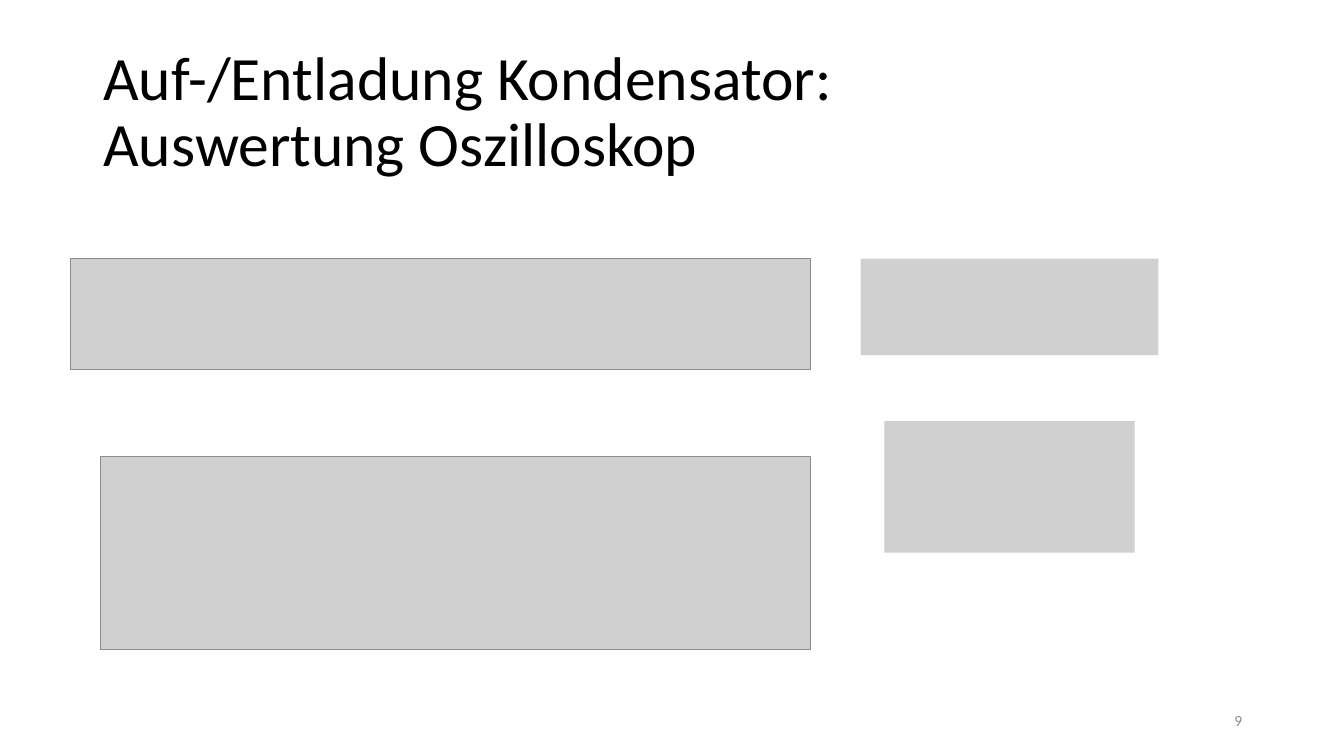
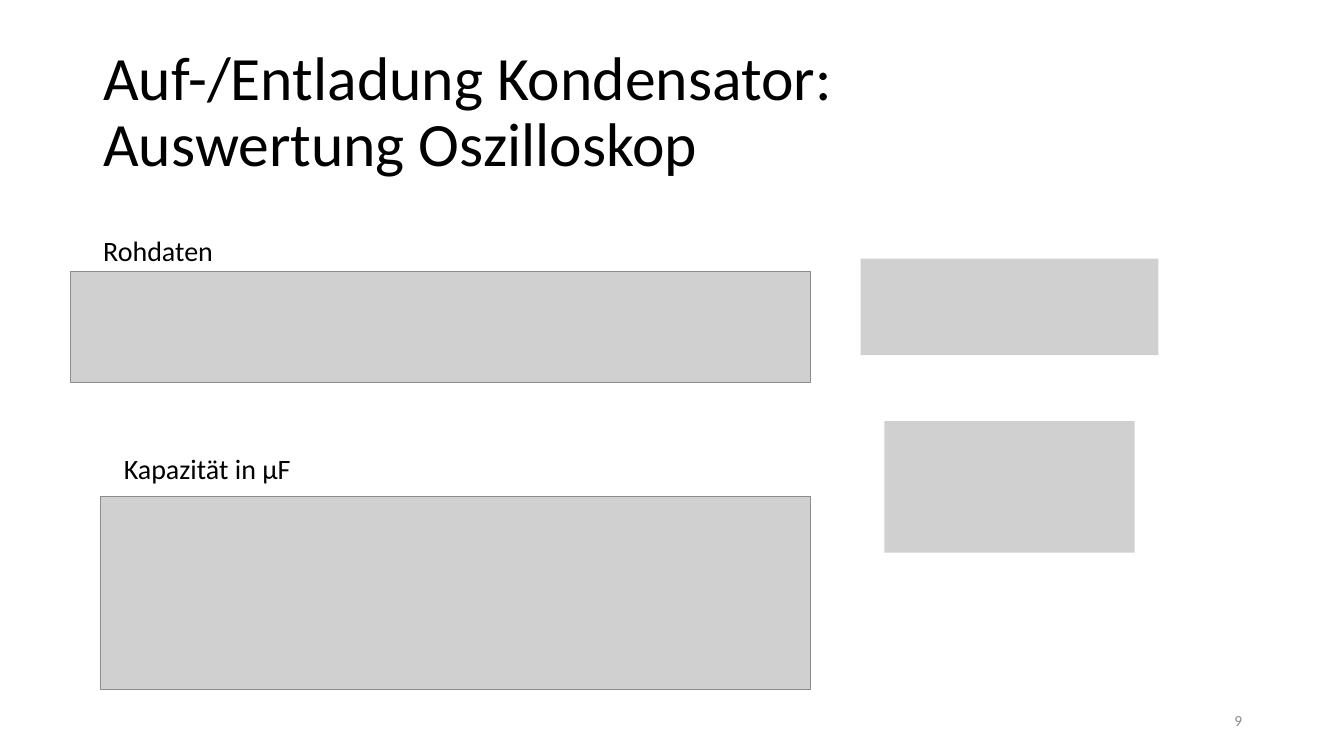
Before and after one commit to thewhitecat/grundpraktikum1, a slide deck: slide 9 of Elektronik/Elektronik.pptx. Drawn at 1344x756 pixels with LibreOffice and Linux fonts; fonts in the diff are those of the drawing; grey boxes stand for pictures. Boxes give left, top, right and bottom in pixels: in the first picture for what was removed or moved away, otherwise in the second. Text is boxed around its words. In the diff, an @@ line names an element or a change of style, - is before the commit and + after.

```diff
--- a/Elektronik/Elektronik.pptx
+++ b/Elektronik/Elektronik.pptx
@@ text added at <box>103,241,213,262</box>, 20 pt, text #000000 @@
+Rohdaten
@@ picture: place and size @@
-picture at <box>71,259,812,370</box>
+picture at <box>71,271,812,382</box>
@@ text added at <box>124,459,290,484</box>, 20 pt, text #000000 @@
+Kapazität in µF
@@ picture: place and size @@
-picture at <box>101,457,811,649</box>
+picture at <box>101,497,811,690</box>
```
Also in this commit, not shown: 14 other slides changed, 1 slide removed.
